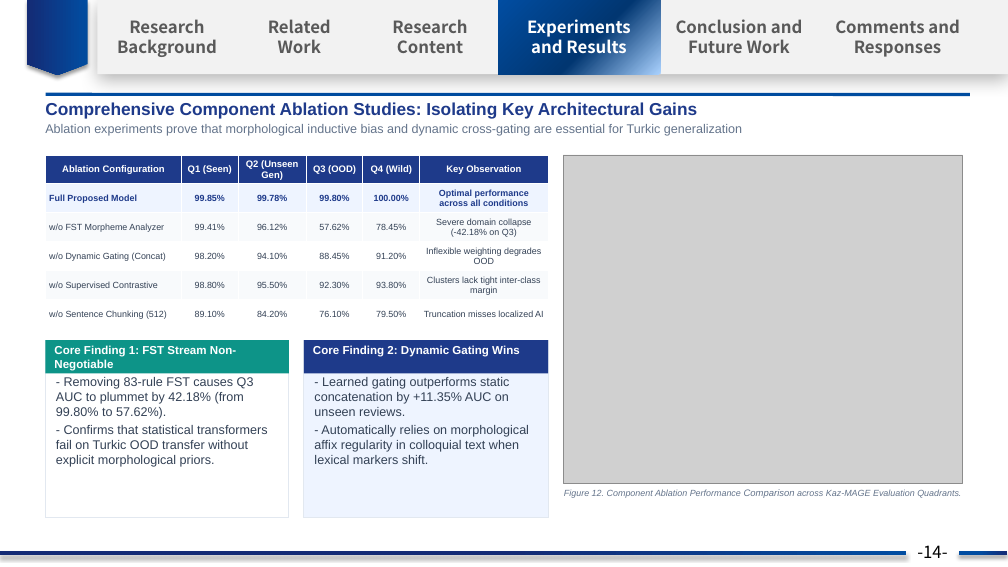
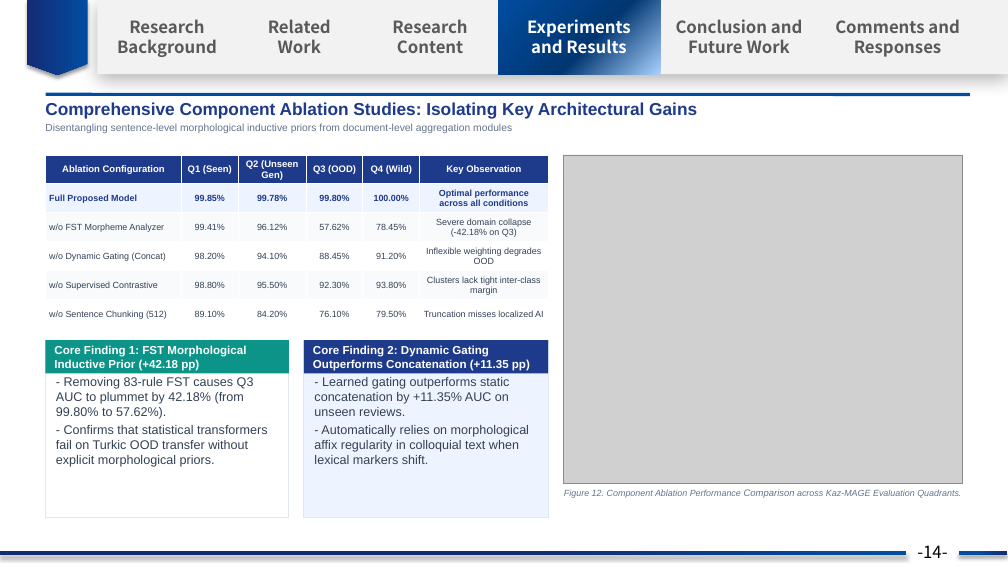
Before and after one commit to nKa1i/kazakh-ai-text-detection, a slide deck: slide 16 of Kazakh_AI_Detection_Thesis_Progress_Prof_Guo.pptx. Drawn at 1008x567 pixels with LibreOffice and Linux fonts; fonts in the diff are those of the drawing; grey boxes stand for pictures; background and template pictures are left out. Boxes give left, top, right and bottom in pixels: in the first picture for what was removed or moved away, otherwise in the second. Text is boxed around its words. In the diff, an @@ line names an element or a change of style, - is before the commit and + after.

```diff
--- a/Kazakh_AI_Detection_Thesis_Progress_Prof_Guo.pptx
+++ b/Kazakh_AI_Detection_Thesis_Progress_Prof_Guo.pptx
@@ text at box(45, 123, 512, 133): text changed; size 12 to 9.8 pt @@
-Ablation experiments prove that morphological inductive bias and dynamic cross-gating are essential for Turkic generalization
+Disentangling sentence-level morphological inductive priors from document-level aggregation modules
@@ text at box(54, 345, 246, 371): text changed @@
-Core Finding 1: FST Stream Non-Negotiable
+Core Finding 1: FST Morphological Inductive Prior (+42.18 pp)
@@ text at box(313, 345, 530, 371): text changed @@
-Core Finding 2: Dynamic Gating Wins
+Core Finding 2: Dynamic Gating Outperforms Concatenation (+11.35 pp)
```
Also in this commit, not shown: 17 other slides changed, 10 other files.
